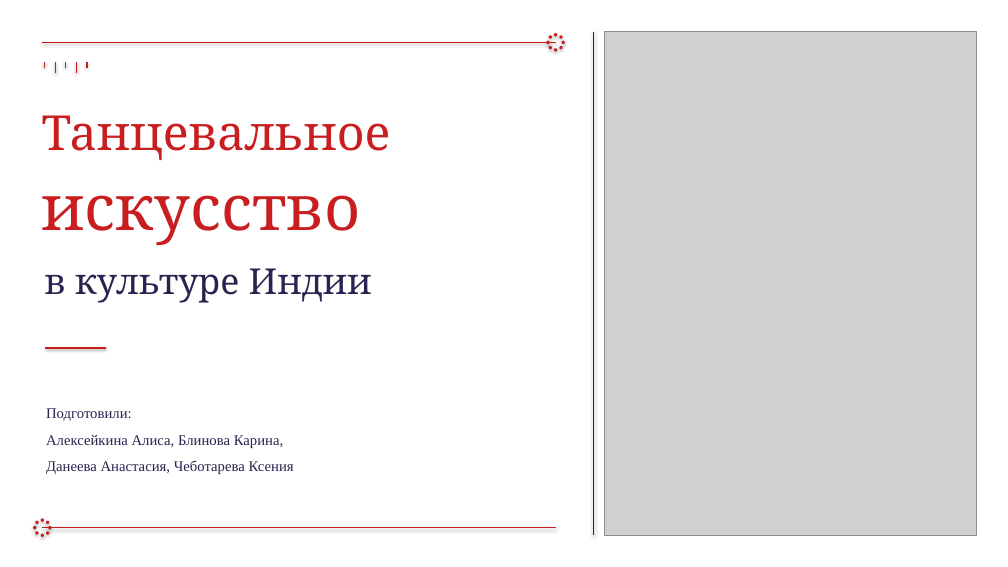
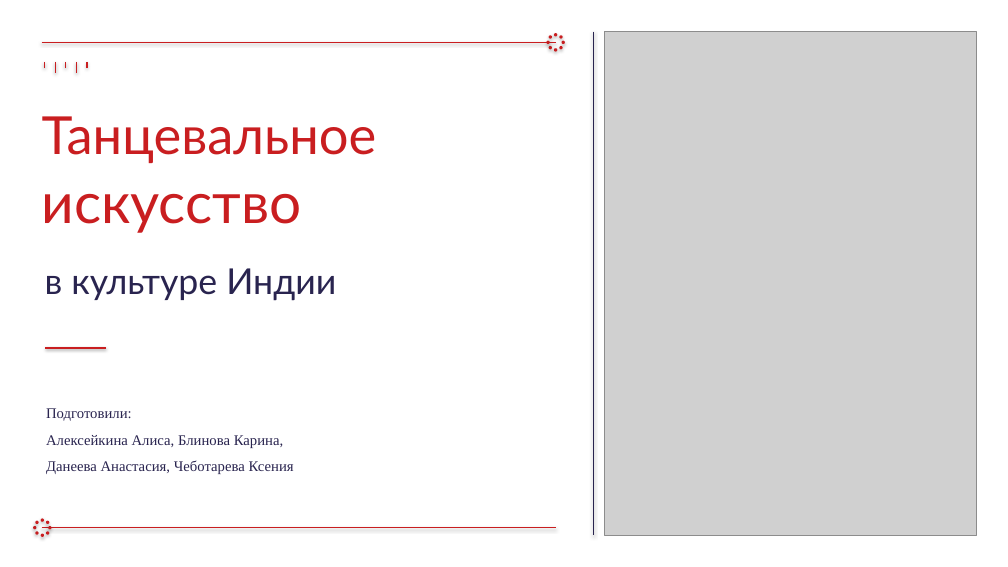
Before and after one commit to yaksyusok-byte/lesson, a slide deck: slide 1 of India_Dance.pptx. Drawn at 1008x567 pixels with LibreOffice and Linux fonts; fonts in the diff are those of the drawing; grey boxes stand for pictures; background and template pictures are left out. Boxes give left, top, right and bottom in pixels: in the first picture for what was removed or moved away, otherwise in the second. Text is boxed around its words. In the diff, an @@ line names an element or a change of style, - is before the commit and + after.

Commit message:
Use decorative Cyrillic Viaoda Libre for slide headings

```diff
--- a/India_Dance.pptx
+++ b/India_Dance.pptx
@@ text "Танцевальное" at (42, 116, 377, 163): size 46 to 50 pt, font Noto Serif to Lato @@
@@ text "искусство" at (42, 194, 302, 233): size 60 to 54 pt, font Noto Serif to Lato @@
@@ text "в культуре Индии" at (45, 268, 336, 301): font Noto Serif to Lato @@
```
Also in this commit, not shown: 1 other file.
